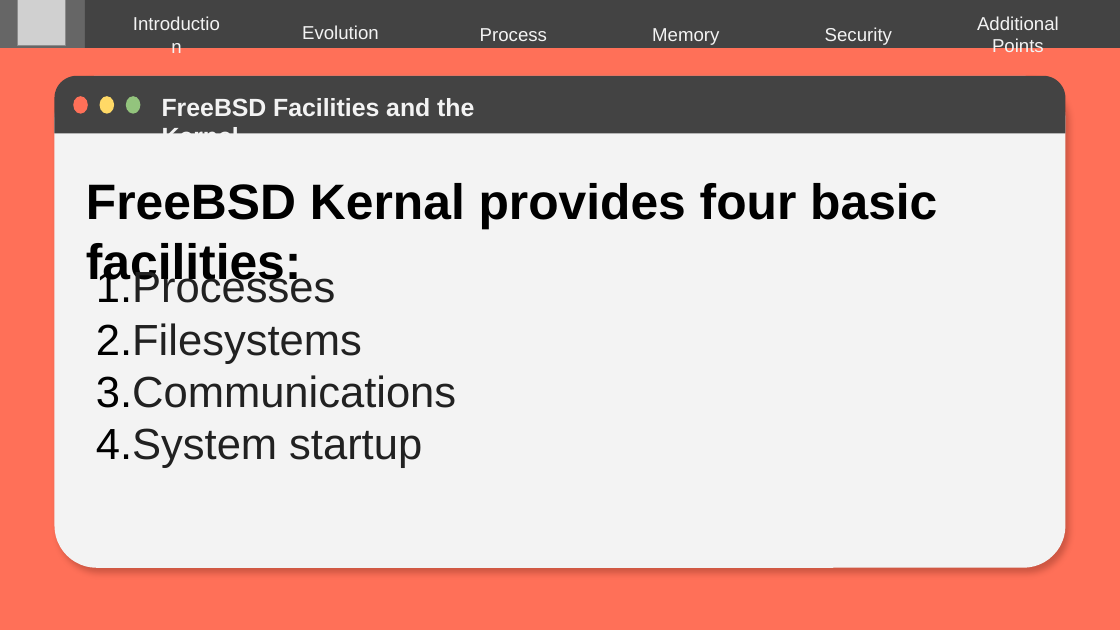
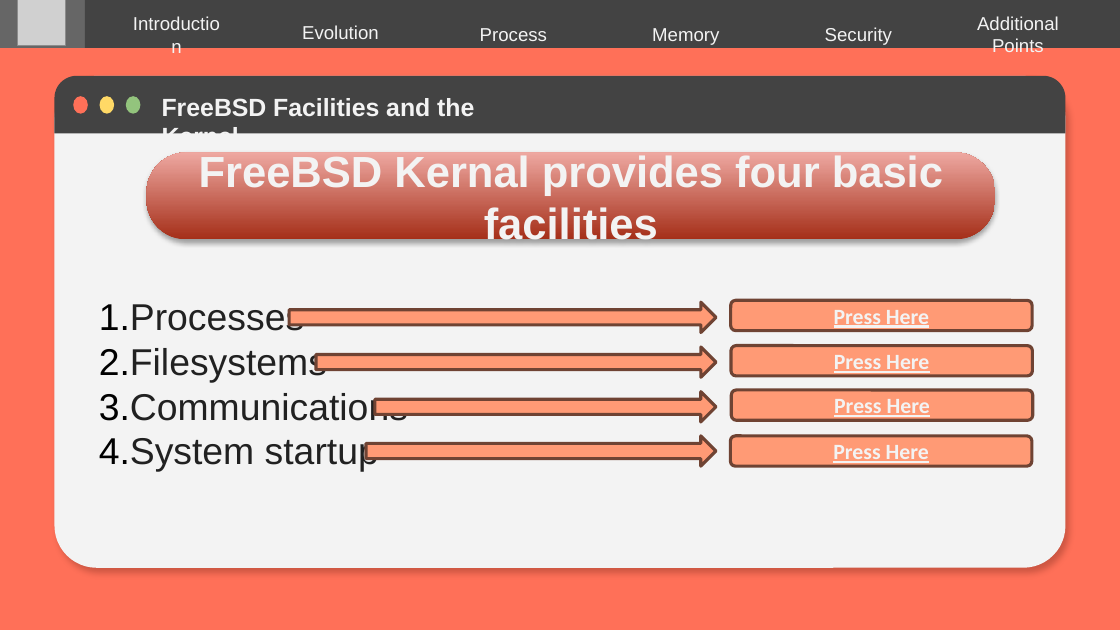
Before and after one commit to MahmoudEssam707/Operating-System, a slide deck: slide 4 of Presentaion on FreeBSD/FreeBSD Facilities and the Kernel.pptx (slide 3 before the commit). Drawn at 1120x630 pixels with LibreOffice and Linux fonts; fonts in the diff are those of the drawing; grey boxes stand for pictures. Boxes give left, top, right and bottom in pixels: in the first picture for what was removed or moved away, otherwise in the second. Text is boxed around its words. In the diff, an @@ line names an element or a change of style, - is before the commit and + after.

Commit message:
Push Powerpoint

```diff
--- a/Presentaion on FreeBSD/FreeBSD Facilities and the Kernel.pptx
+++ b/Presentaion on FreeBSD/FreeBSD Facilities and the Kernel.pptx
@@ rounded rectangle "FreeBSD Kernal provides four basic ...": place and size @@
-rounded rectangle "FreeBSD Kernal provides four basic ..." at <box>86,183,937,290</box>
+rounded rectangle "FreeBSD Kernal provides four basic ..." at <box>147,152,996,240</box>
@@ rounded rectangle "FreeBSD Kernal provides four basic ..." at <box>147,152,996,240</box>: vertical alignment top to middle; fill none to gradient #A62F1A to #EEA8A3; shadow on @@
@@ text in rounded rectangle at <box>199,155,943,248</box>: text changed; size 32 to 28 pt; text colour #000000 to #F3F3F3 @@
-FreeBSD Kernal provides four basic facilities:
+FreeBSD Kernal provides four basic facilities
@@ text "Processes": place and size @@
-text "Processes" at <box>96,267,456,468</box>
+text "Processes" at <box>99,304,408,472</box>
@@ text "Processes" at <box>99,304,408,472</box>: size 28 to 24 pt @@
@@ right arrow added at <box>289,302,716,333</box>, fill #FF9A75, outline #704333 2 pt @@
@@ rounded rectangle added at <box>730,300,1032,330</box>, fill #FF9A75, outline #704333 2 pt, 14 pt, text #F3F3F3, bold, underline @@
+Press Here
@@ right arrow added at <box>316,347,716,377</box>, fill #FF9A75, outline #704333 2 pt @@
@@ rounded rectangle added at <box>731,346,1033,376</box>, fill #FF9A75, outline #704333 2 pt, 14 pt, text #F3F3F3, bold, underline @@
+Press Here
@@ right arrow added at <box>375,392,717,422</box>, fill #FF9A75, outline #704333 2 pt @@
@@ rounded rectangle added at <box>731,390,1033,420</box>, fill #FF9A75, outline #704333 2 pt, 14 pt, text #F3F3F3, bold, underline @@
+Press Here
@@ right arrow added at <box>366,436,716,466</box>, fill #FF9A75, outline #704333 2 pt @@
@@ rounded rectangle added at <box>730,436,1032,466</box>, fill #FF9A75, outline #704333 2 pt, 14 pt, text #F3F3F3, bold, underline @@
+Press Here
```
Also in this commit, not shown: 6 other slides changed, 1 slide added.
